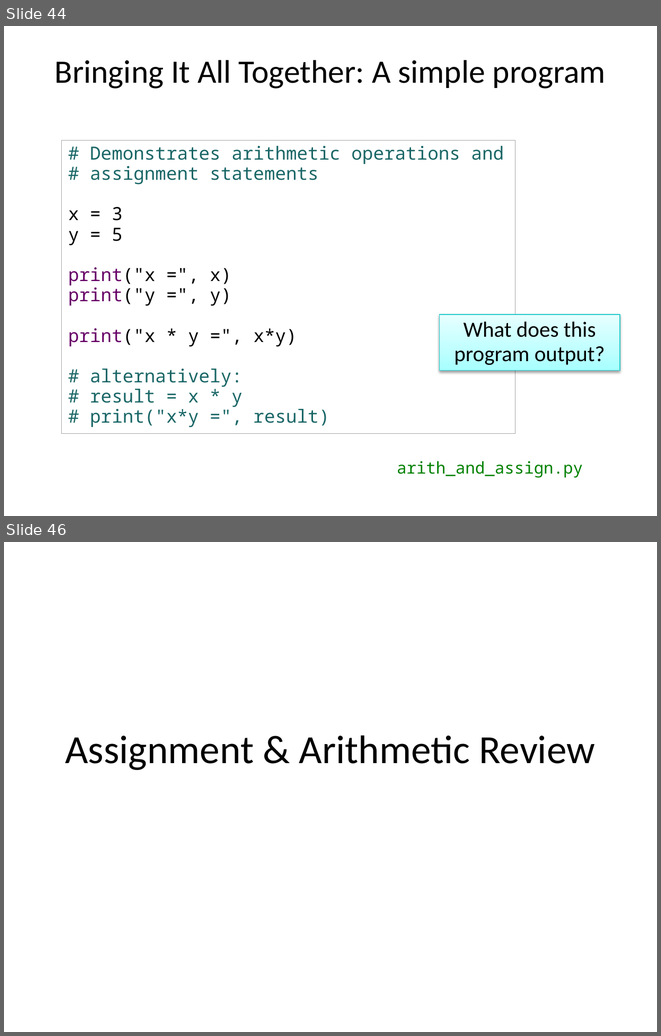
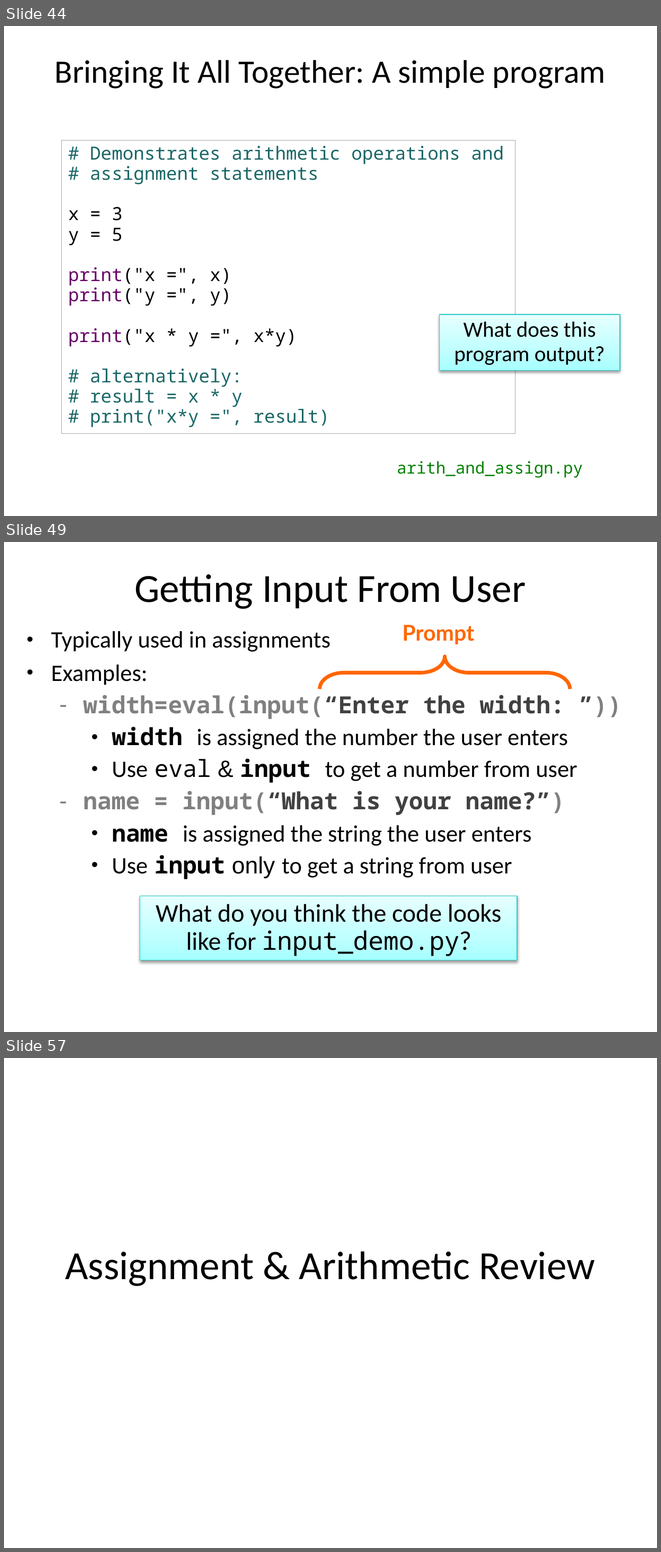
Before and after one commit to emhill/117-S15, a slide deck: src/morea/materials/04-python-intro.pptx. Shown one above the other, each under a label of ours: slides 44 and 46 before the commit, slides 44, 49 and 57 after it; the slides between them are not shown. The pictures are 661x1036 and 661x1552 pixels, drawn with LibreOffice and Linux fonts; fonts in the diff are those of the drawing. Boxes give left, top, right and bottom in pixels: in the first picture for what was removed or moved away, otherwise in the second. Text is boxed around its words. In the diff, an @@ line names an element or a change of style, - is before the commit and + after.

```diff
--- a/src/morea/materials/04-python-intro.pptx
+++ b/src/morea/materials/04-python-intro.pptx
@@ slide 49 added at (4,542,657,1032), background #FFFFFF @@
@@ title added at (134,574,526,609), 44 pt, text #020202 @@
+Getting Input From User
@@ text added at (51,631,577,879), 26 pt, text #020202 @@
+• Typically used in assignments
+• Examples:
+  ‑ width=eval(input(“Enter the width: ”))
+    • width is assigned the number the user enters
+    • Use eval & input to get a number from user
+  ‑ name = input(“What is your name?”)
+    • name is assigned the string the user enters
+    • Use input only to get a string from user
@@ text added at (402,625,474,644), 24 pt, text #FF6600, bold @@
+Prompt
@@ right brace added at (320,656,570,689), outline #FF6600 4 pt @@
@@ text added at (334,680,500,700), 18 pt, text #FFFFFF @@
+Prompt displayed to user
@@ rectangle added at (140,896,517,960), fill gradient #A7FFFF to #C1FFFF to #E7FFFF, outline #2ECBCB 0.75 pt, 28 pt, text #020202 @@
+What do you think the code looks like for input_demo.py?
@@ what was slide 46 is now slide 57 @@
```
Also in this commit, not shown: 1 slide changed, 10 other slides added, 2 other files.
